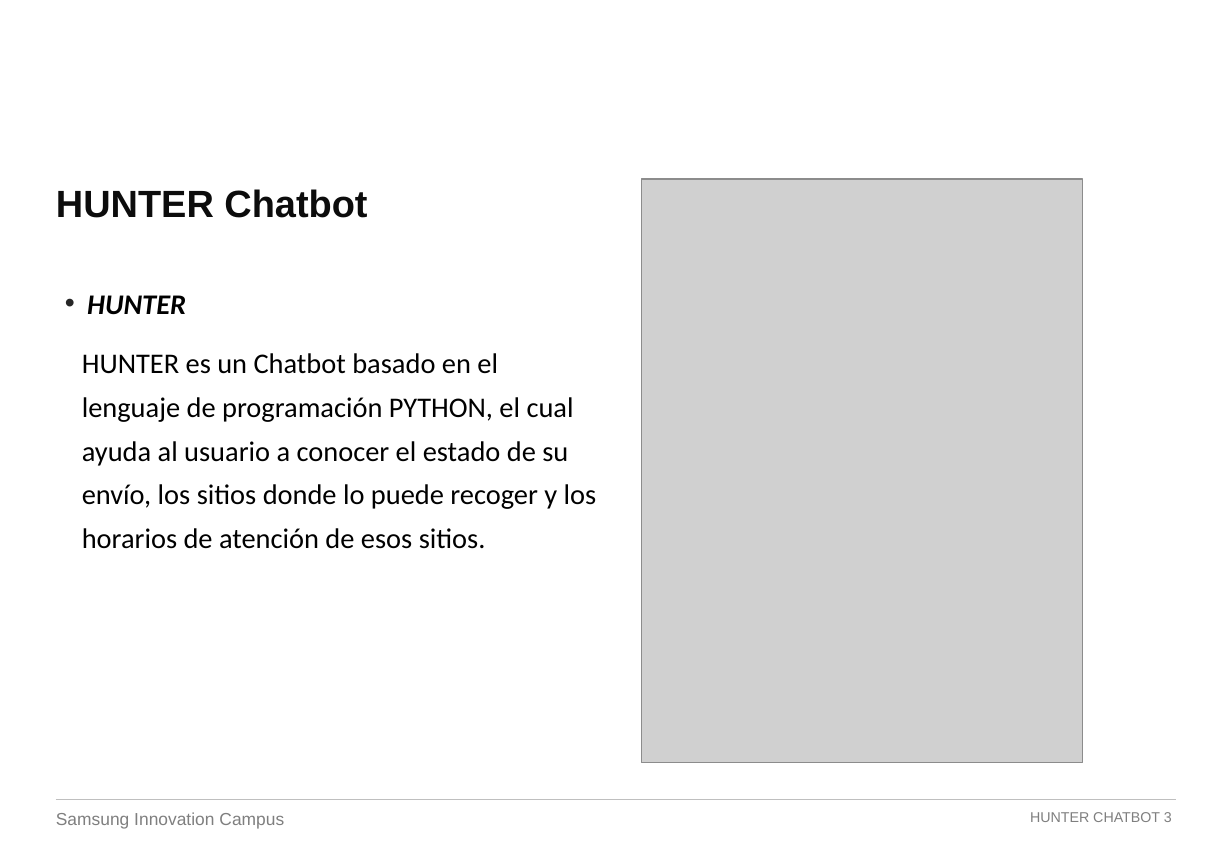
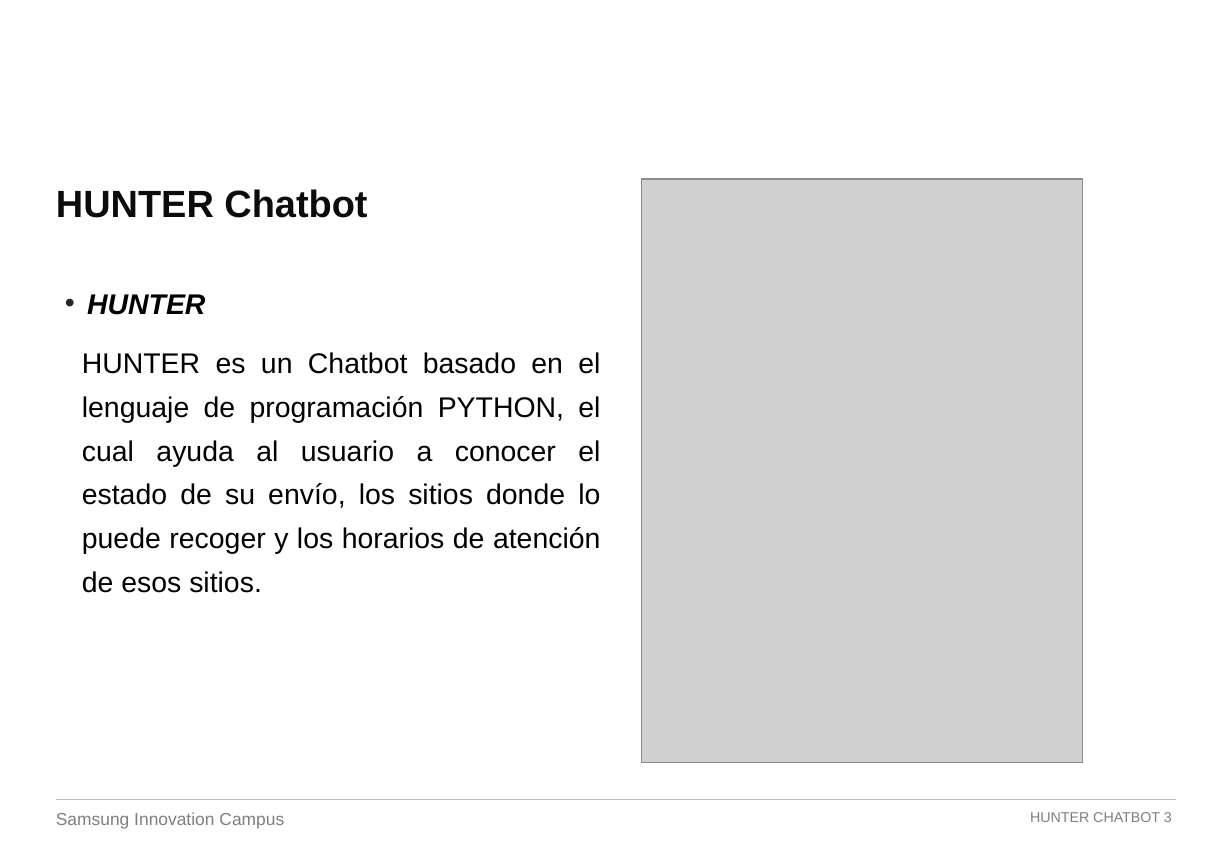
Before and after one commit to Profe-Jose-Burgos/Hunter, a slide deck: slide 8 of PPT HUNTER (1).pptx (slide 7 before the commit). Drawn at 1232x853 pixels with LibreOffice and Linux fonts; fonts in the diff are those of the drawing; grey boxes stand for pictures; background and template pictures are left out. Boxes give left, top, right and bottom in pixels: in the first picture for what was removed or moved away, otherwise in the second. Text is boxed around its words. In the diff, an @@ line names an element or a change of style, - is before the commit and + after.

```diff
--- a/PPT HUNTER (1).pptx
+++ b/PPT HUNTER (1).pptx
@@ text "HUNTER" at <box>82,352,600,593</box>: font Calibri to Arial; alignment left to justified @@
```
Also in this commit, not shown: 1 other slide changed, 4 slides added, 3 slides removed, 3 other files.
